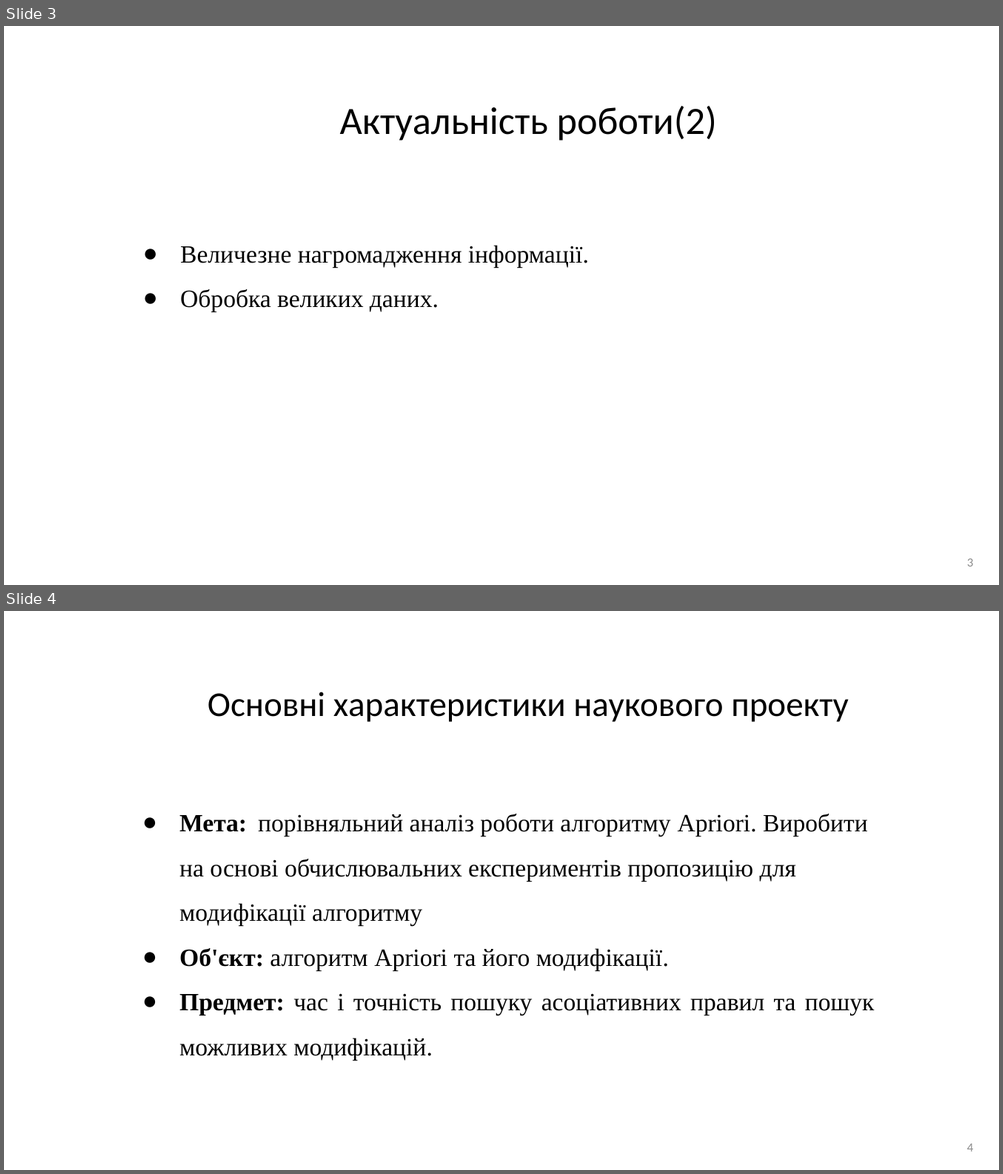
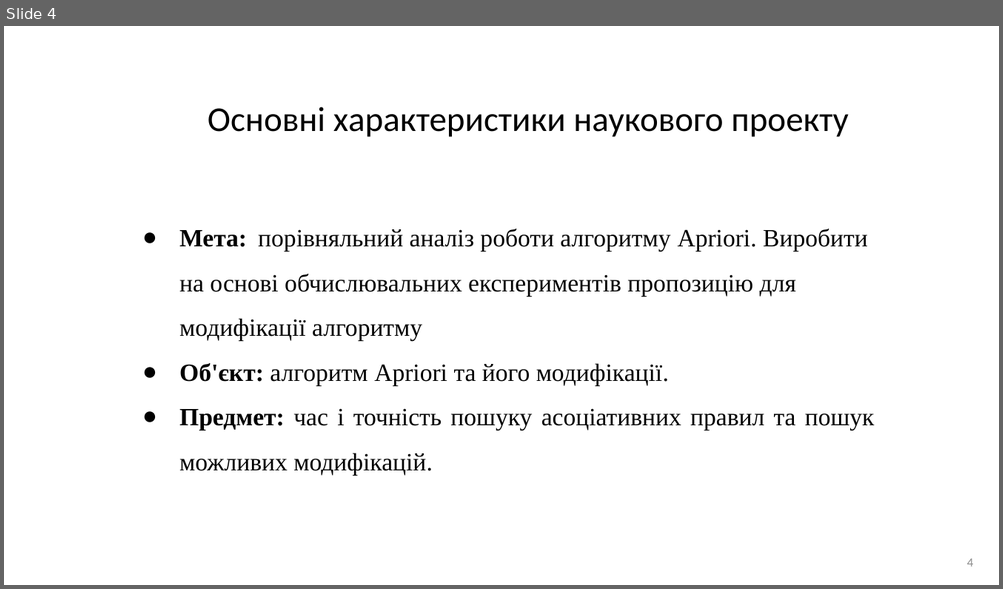
Before and after one commit to AndriiHavryliuk1/master2, a slide deck: docs/Дослідження_роботи_алгоритму_apriori.pptx. Shown one above the other, each under a label of ours: slides 3 and 4 before the commit, slide 4 after it. The pictures are 1003x1174 and 1003x589 pixels, drawn with LibreOffice and Linux fonts; fonts in the diff are those of the drawing. Boxes give left, top, right and bottom in pixels: in the first picture for what was removed or moved away, otherwise in the second. Text is boxed around its words. In the diff, an @@ line names an element or a change of style, - is before the commit and + after.

```diff
--- a/docs/Дослідження_роботи_алгоритму_apriori.pptx
+++ b/docs/Дослідження_роботи_алгоритму_apriori.pptx
@@ slide 3 removed at (4,26,999,585), background #FFFFFF @@
@@ title removed at (340,106,717,141) @@
-Актуальність роботи(2)
@@ text removed at (180,245,589,312) @@
-● Величезне нагромадження інформації.
-● Обробка великих даних.
@@ page number removed at (967,559,973,567) @@
-3
```
Also in this commit, not shown: 6 slides changed, 7 slides added, 3 other slides removed, 1 other file.
